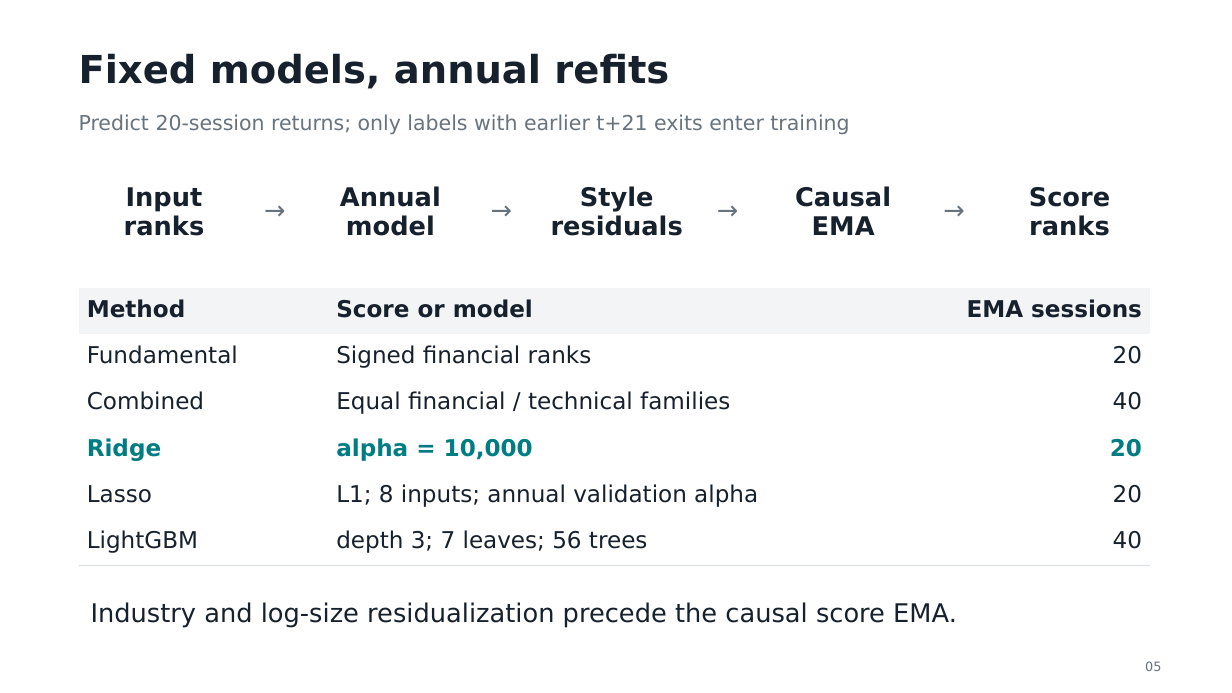
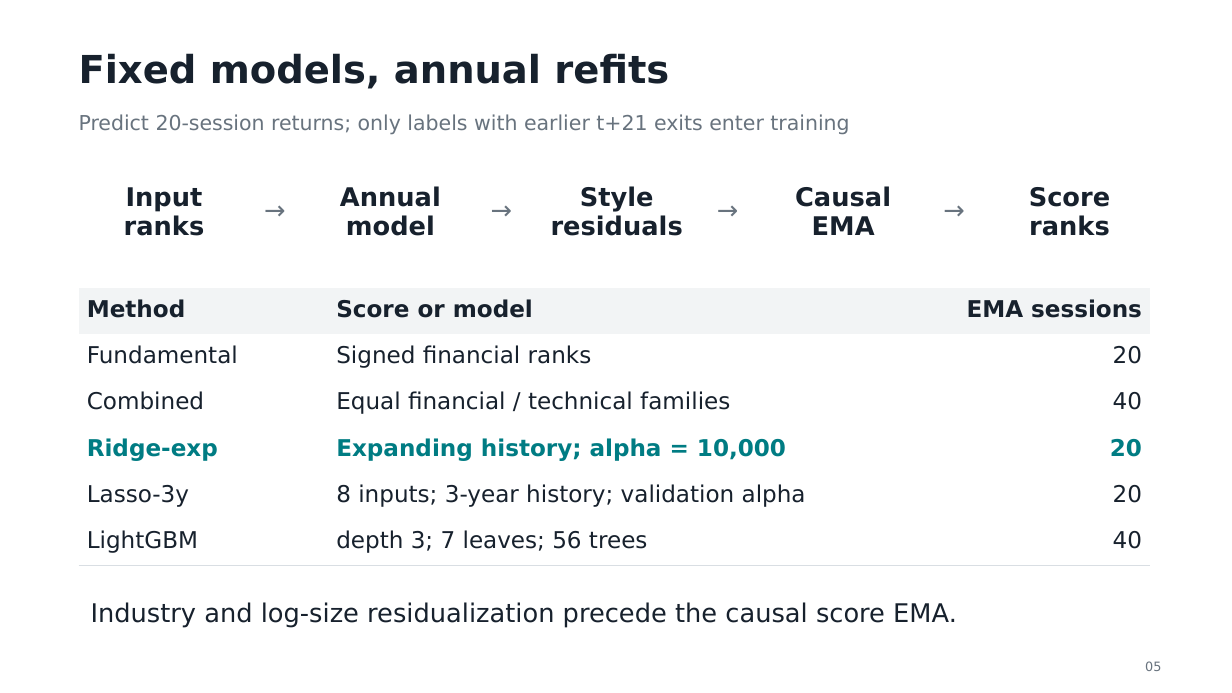
Before and after one commit to smallwhite1909/Investment-Group9, a slide deck: slide 5 of Presentation_Group9.pptx. Drawn at 1232x693 pixels with LibreOffice and Linux fonts; fonts in the diff are those of the drawing. Boxes give left, top, right and bottom in pixels: in the first picture for what was removed or moved away, otherwise in the second. Text is boxed around its words. In the diff, an @@ line names an element or a change of style, - is before the commit and + after.

```diff
--- a/Presentation_Group9.pptx
+++ b/Presentation_Group9.pptx
@@ table at bbox=[79, 288, 1151, 566] @@
-row 4, column 1: Ridge
+row 4, column 1: Ridge-exp
-row 4, column 2: alpha = 10,000
+row 4, column 2: Expanding history; alpha = 10,000
-row 5, column 1: Lasso
+row 5, column 1: Lasso-3y
-row 5, column 2: L1; 8 inputs; annual validation alpha
+row 5, column 2: 8 inputs; 3-year history; validation alpha
```
Also in this commit, not shown: 8 other slides changed, 1 slide added, 1 slide removed, 5 other files.
